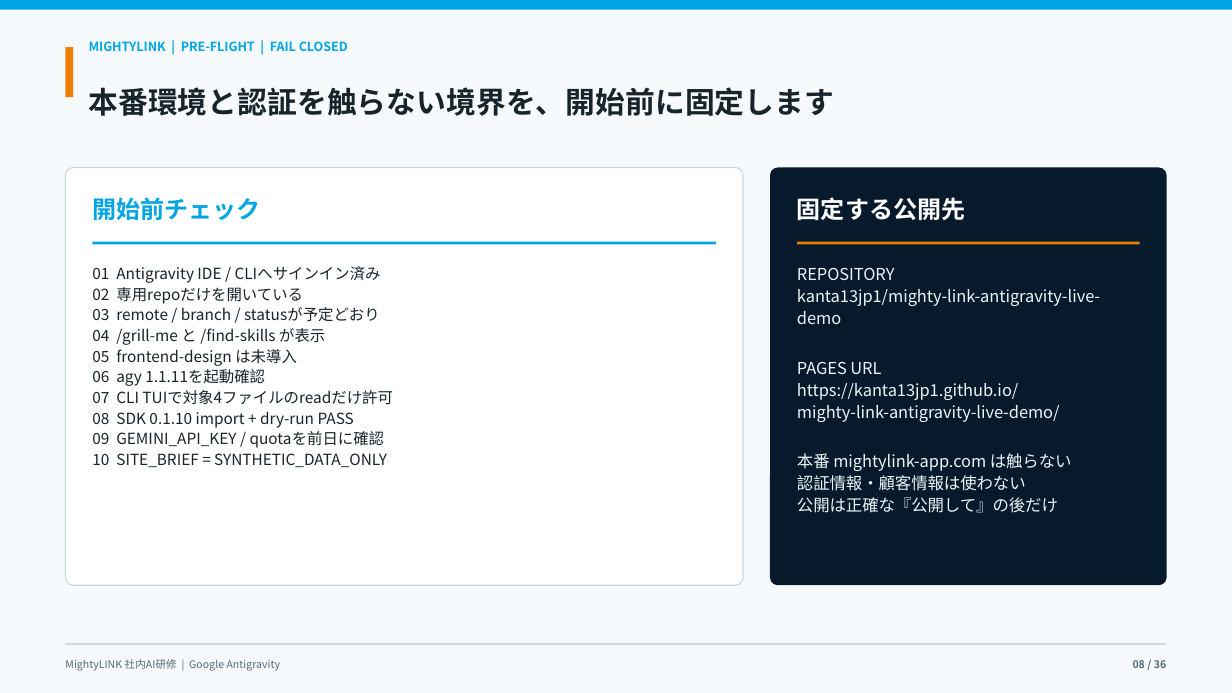
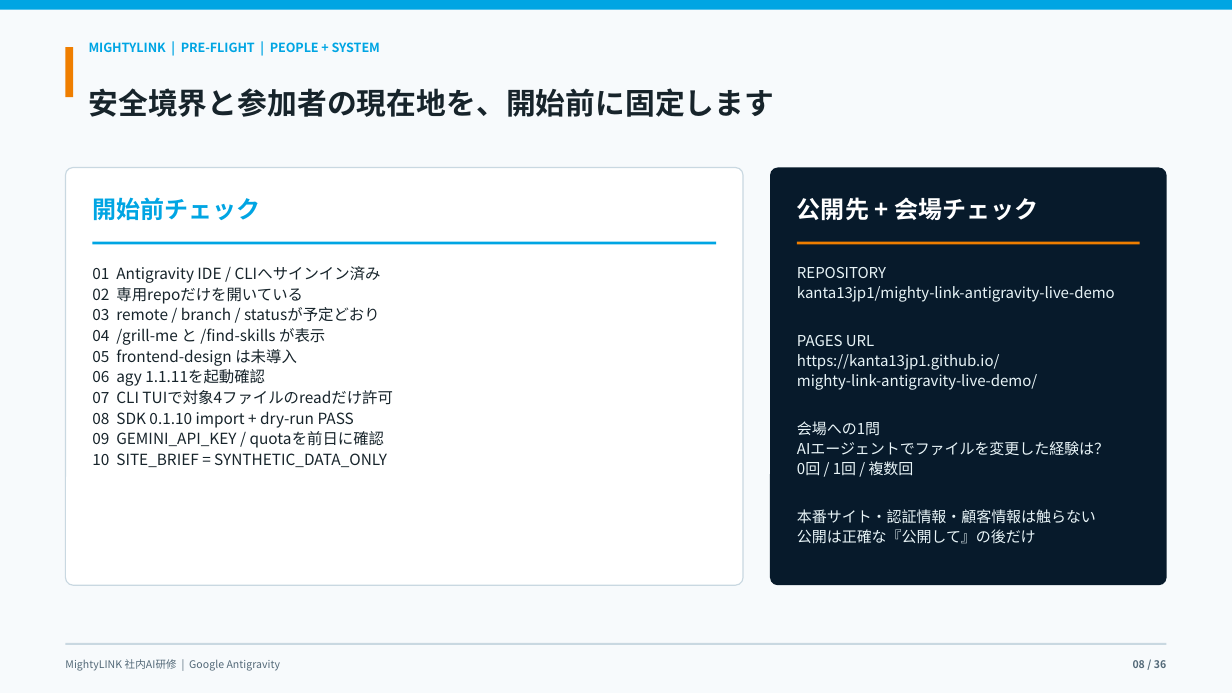
Before and after one commit to kanta13jp1/mighty-link-ai-connect, a slide deck: slide 8 of exports/knowledge_flow/mighty_skill_bridge_antigravity_user_guide_2026.pptx. Drawn at 1232x693 pixels with LibreOffice and Linux fonts; fonts in the diff are those of the drawing. Boxes give left, top, right and bottom in pixels: in the first picture for what was removed or moved away, otherwise in the second. Text is boxed around its words. In the diff, an @@ line names an element or a change of style, - is before the commit and + after.

Commit message:
docs: improve Antigravity demo learning flow

```diff
--- a/exports/knowledge_flow/mighty_skill_bridge_antigravity_user_guide_2026.pptx
+++ b/exports/knowledge_flow/mighty_skill_bridge_antigravity_user_guide_2026.pptx
@@ text at box(89, 42, 380, 52): text changed @@
-MIGHTYLINK | PRE-FLIGHT | FAIL CLOSED
+MIGHTYLINK | PRE-FLIGHT | PEOPLE + SYSTEM
@@ text at box(89, 88, 775, 117): text changed @@
-本番環境と認証を触らない境界を、開始前に固定します
+安全境界と参加者の現在地を、開始前に固定します
@@ text "安全境界と参加者の現在地を、開始前に固定します" at box(89, 88, 775, 117): vertical alignment middle to top @@
@@ text at box(797, 197, 1038, 220): text changed @@
-固定する公開先
+公開先 + 会場チェック
@@ text at box(797, 267, 1115, 544): size 12.8 to 11.6 pt in "REPOSITORY", "kanta13jp1/mighty-link-antigravity-live-demo", "PAGES URL", "https://kanta13jp1.github.io/" and 2 more places @@
@@ text at box(797, 421, 1109, 523): text changed; size 12.8 to 11.6 pt @@
-本番 mightylink-app.com は触らない
-認証情報・顧客情報は使わない
+会場への1問
+AIエージェントでファイルを変更した経験は？
+0回 / 1回 / 複数回
+本番サイト・認証情報・顧客情報は触らない
```
Also in this commit, not shown: 31 other slides changed, 3 slides added, 3 slides removed, 5 other files.
